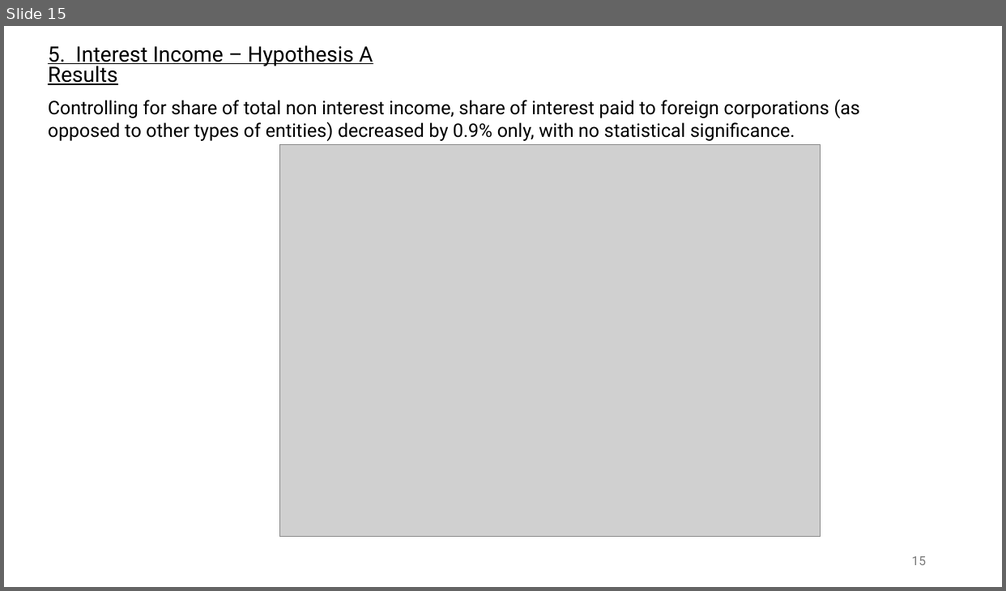
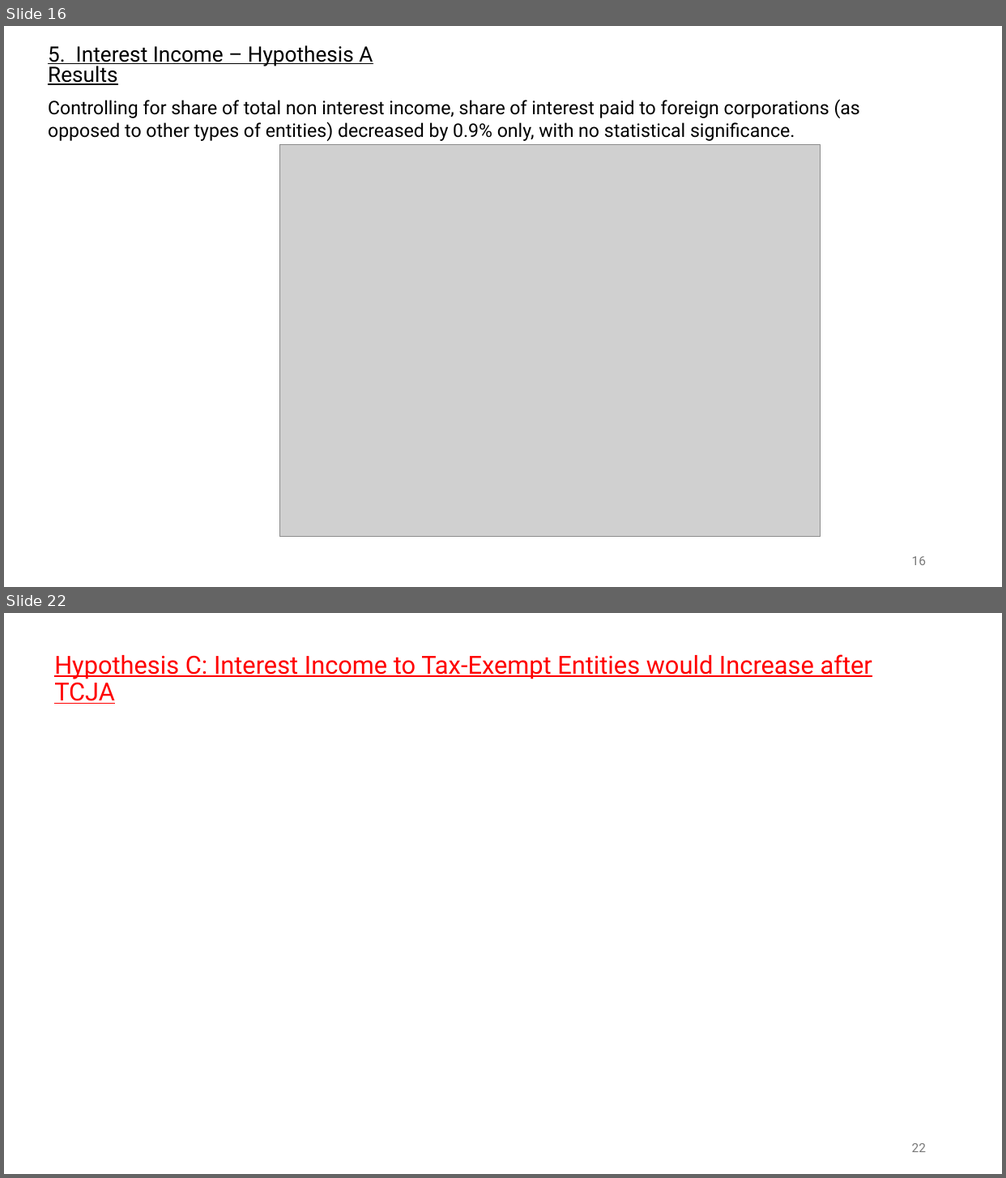
Before and after one commit to carolsmithwang/foreign_recipients, a slide deck: Direct lending funds before and after TCJA 10-10-25.pptx. Shown one above the other, each under a label of ours: slide 15 before the commit, slides 16 and 22 after it; the slides between them are not shown. The pictures are 1006x591 and 1006x1178 pixels, drawn with LibreOffice and Linux fonts; fonts in the diff are those of the drawing; grey boxes stand for pictures. Boxes give left, top, right and bottom in pixels: in the first picture for what was removed or moved away, otherwise in the second. Text is boxed around its words. In the diff, an @@ line names an element or a change of style, - is before the commit and + after.

Commit message:
Refining analysis
Refining analysis of share of interest income, clean dataframe, run new regressions

```diff
--- a/Direct lending funds before and after TCJA 10-10-25.pptx
+++ b/Direct lending funds before and after TCJA 10-10-25.pptx
@@ slide 22 added at [4, 613, 1002, 1174], background #FFFFFF @@
@@ text added at [54, 654, 872, 704], 24 pt, text #FF0000, underline @@
+Hypothesis C: Interest Income to Tax-Exempt Entities would Increase after TCJA
@@ page number added at [912, 1144, 926, 1152], 12 pt, text #797979 @@
+22
@@ what was slide 15 is now slide 16 @@
```
Also in this commit, not shown: 1 slide changed, 7 other slides added, 26 other files.
